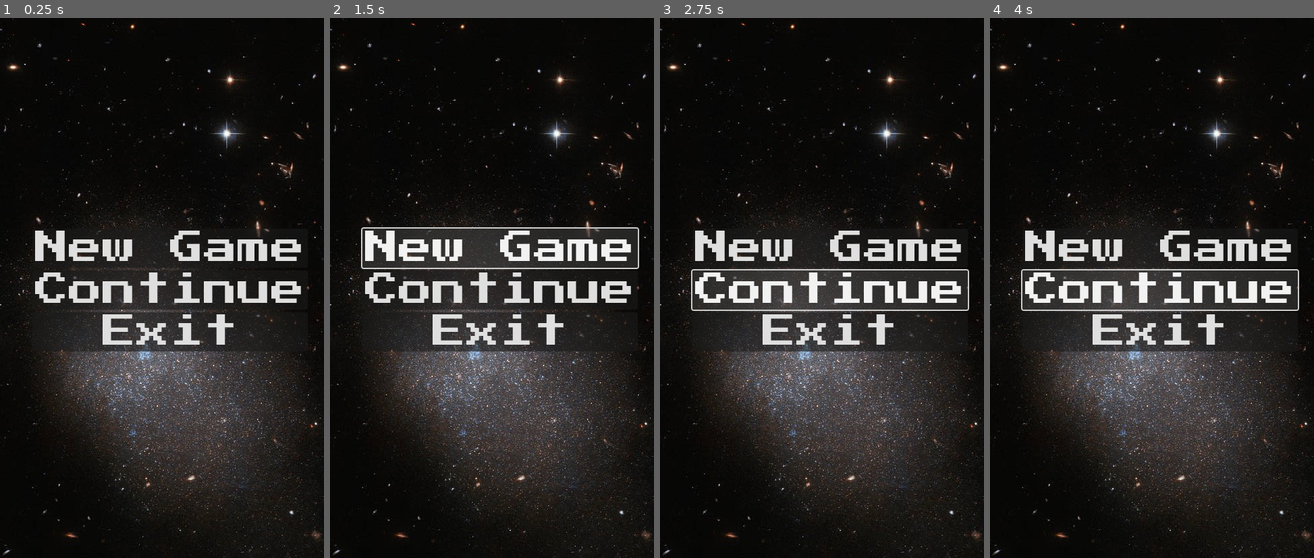
Above: before the commit, frames 1-4 (left to right).
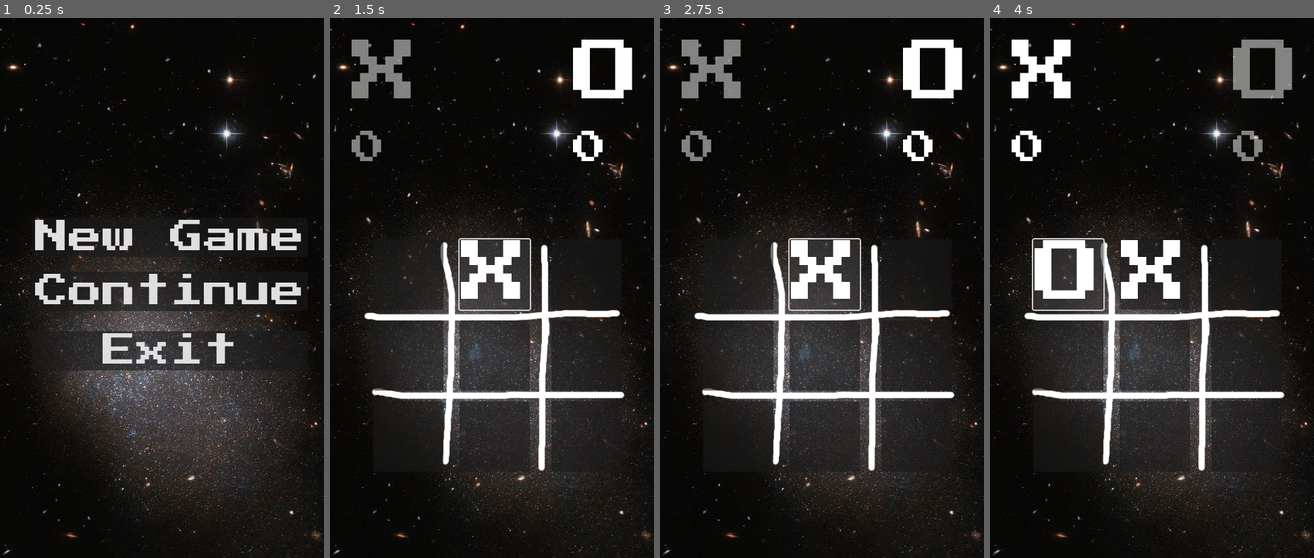
Above: after the commit, the same moments.

Repository: xsat/godot-tik-tak-toe
Game: Godot game, scene res://Scenes/main.tscn
Two runs of this game, one before a commit and one after it. Both use one fixed random seed, a clock stepped at 60 frames per second and the inputs below.
Inputs (mouse positions are in pixels of both pictures, inside the frame that each line leads up to):
- Up to frame 1 (0.25 s): no input
- Up to frame 2 (1.5 s): click "New Game" at 0.5 s; click (498, 250) at 1.25 s, where only the run before the commit has a clickable "New Game"
- Up to frame 3 (2.75 s): click (828, 288) at 2 s, where only the run before the commit has a clickable "Continue"
- Up to frame 4 (4 s): click (1158, 288) at 2.75 s, where only the run before the commit has a clickable "Continue"; click (1067, 277) at 3.5 s, where only the run after the commit has a clickable "~"

The runs differ from the first frame. In frame 1, 6.7% of the frame differs, in the area x 10-93%, y 37-66%; in frame 2, 18%, in the area x 6-96%, y 4-84%; in frame 3, 17%; in frame 4, 18%.

Commit message:
Added scene change in menu

Diff:
--- a/Scenes/game.gd
+++ b/Scenes/game.gd
@@ -50,6 +50,10 @@
 	mark_2_0.mark_pressed.connect(_on_mark_pressed)
 	mark_2_1.mark_pressed.connect(_on_mark_pressed)
 	mark_2_2.mark_pressed.connect(_on_mark_pressed)
+
+func _physics_process(delta):
+	if Input.is_action_just_pressed("open_menu"):
+		get_tree().change_scene_to_file("res://Scenes/main.tscn")
 
 func _on_mark_pressed(mark: Mark) -> void:
 	mark.active(active_scored_player.player_name)
--- a/Scenes/main.gd
+++ b/Scenes/main.gd
@@ -1,3 +1,15 @@
 extends Node
 
 class_name Main
+
+func _on_new_game_pressed():
+	_load_game()
+
+func _on_continue_pressed():
+	_load_game()
+
+func _on_exit_pressed():
+	get_tree().quit()
+
+func _load_game() -> void:
+	get_tree().change_scene_to_file("res://Scenes/game.tscn")
--- a/Scenes/main.tscn
+++ b/Scenes/main.tscn
@@ -18,24 +18,32 @@
 offset_bottom = 96.0
 
 [node name="new_game" type="Button" parent="menu"]
+layout_mode = 0
+offset_top = -16.0
 offset_right = 408.0
-offset_bottom = 58.0
+offset_bottom = 42.0
 theme_override_fonts/font = ExtResource("3_hc6ru")
 theme_override_font_sizes/font_size = 50
 text = "New Game"
 
 [node name="continue" type="Button" parent="menu"]
-offset_top = 62.0
+layout_mode = 0
+offset_top = 64.0
 offset_right = 408.0
-offset_bottom = 120.0
+offset_bottom = 122.0
 theme_override_fonts/font = ExtResource("3_hc6ru")
 theme_override_font_sizes/font_size = 50
 text = "Continue"
 
 [node name="exit" type="Button" parent="menu"]
-offset_top = 124.0
+layout_mode = 0
+offset_top = 152.0
 offset_right = 408.0
-offset_bottom = 182.0
+offset_bottom = 210.0
 theme_override_fonts/font = ExtResource("3_hc6ru")
 theme_override_font_sizes/font_size = 50
 text = "Exit"
+
+[connection signal="pressed" from="menu/new_game" to="." method="_on_new_game_pressed"]
+[connection signal="pressed" from="menu/continue" to="." method="_on_continue_pressed"]
+[connection signal="pressed" from="menu/exit" to="." method="_on_exit_pressed"]
--- a/project.godot
+++ b/project.godot
@@ -23,9 +23,9 @@
 
 [input]
 
-left_mouse={
+open_menu={
 "deadzone": 0.5,
-"events": [Object(InputEventMouseButton,"resource_local_to_scene":false,"resource_name":"","device":-1,"window_id":0,"alt_pressed":false,"shift_pressed":false,"ctrl_pressed":false,"meta_pressed":false,"button_mask":0,"position":Vector2(0, 0),"global_position":Vector2(0, 0),"factor":1.0,"button_index":1,"canceled":false,"pressed":false,"double_click":false,"script":null)
+"events": [Object(InputEventKey,"resource_local_to_scene":false,"resource_name":"","device":0,"window_id":0,"alt_pressed":false,"shift_pressed":false,"ctrl_pressed":false,"meta_pressed":false,"pressed":false,"keycode":0,"physical_keycode":4194305,"key_label":0,"unicode":0,"echo":false,"script":null)
 ]
 }
 
